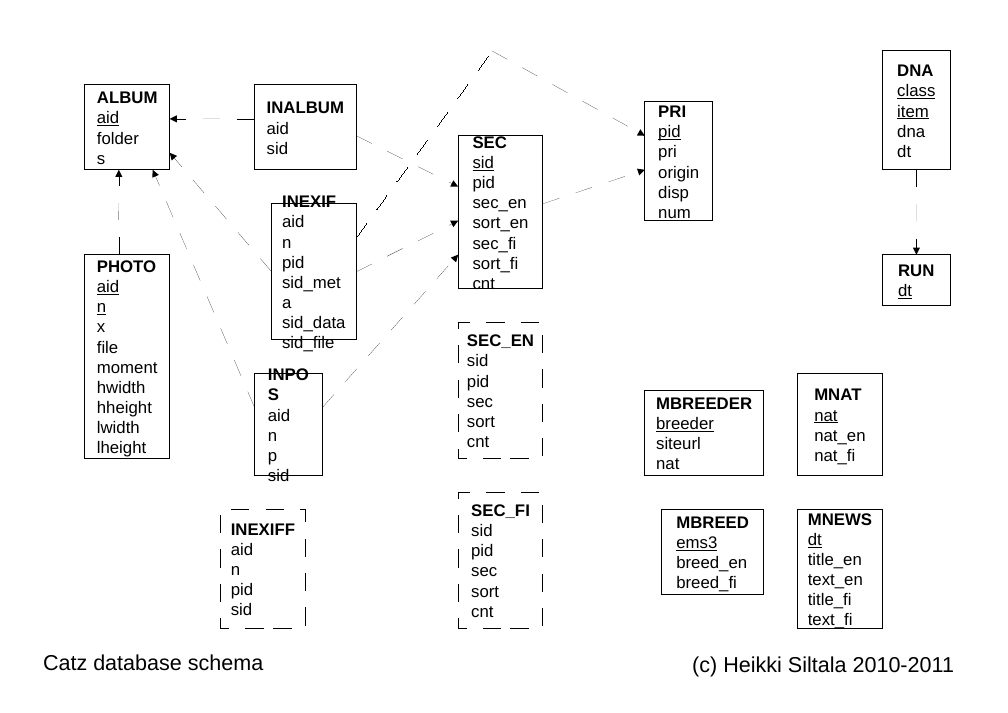
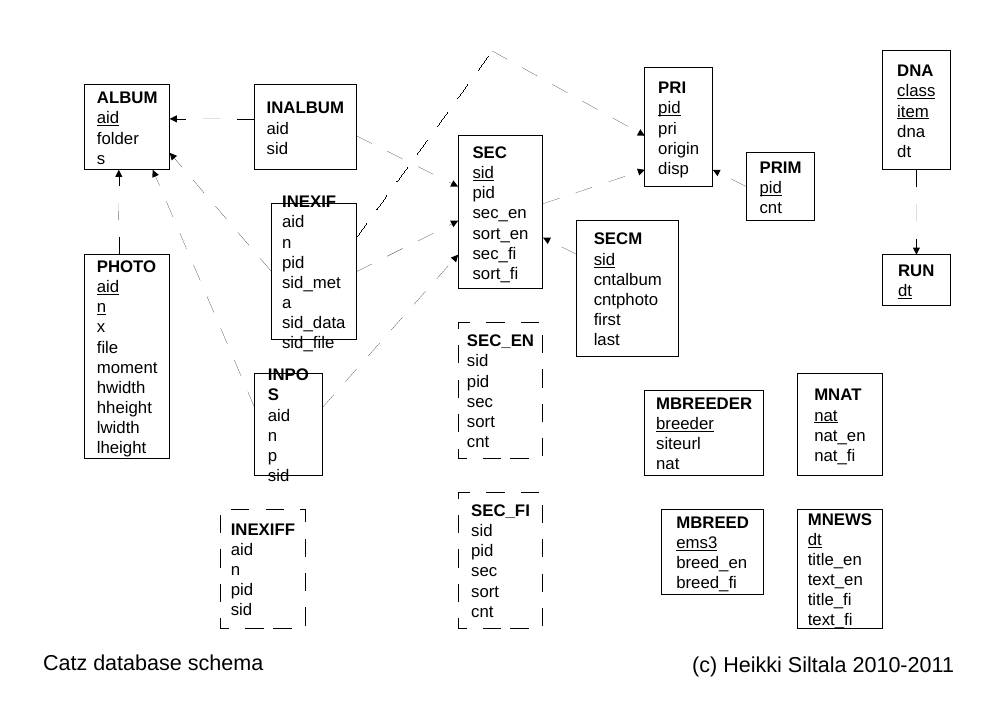
Before and after one commit to XDF/catz, a slide deck: slide 1 of doc/catz_schema.odp. Drawn at 1008x713 pixels with LibreOffice and Linux fonts; fonts in the diff are those of the drawing. Boxes give left, top, right and bottom in pixels: in the first picture for what was removed or moved away, otherwise in the second. Text is boxed around its words. In the diff, an @@ line names an element or a change of style, - is before the commit and + after.

```diff
--- a/doc/catz_schema.odp
+++ b/doc/catz_schema.odp
@@ rectangle "PRI": place and size @@
-rectangle "PRI" at bbox=[645, 102, 713, 221]
+rectangle "PRI" at bbox=[645, 68, 713, 187]
@@ arrow added from (747, 187) to (713, 170), #000000 0 pt @@
@@ rectangle added at bbox=[747, 153, 815, 221], fill #FFFFFF, outline #000000 0 pt, 14 pt, text #000000 @@
+PRIM
+pid
+cnt
@@ text in rectangle at bbox=[658, 209, 691, 221]: paragraph removed @@
-num
@@ arrow added from (577, 254) to (543, 238), #000000 0 pt @@
@@ rectangle added at bbox=[577, 221, 679, 356], fill #FFFFFF, outline #000000 0 pt, 14 pt, text #000000 @@
+SECM
+sid
+cntalbum
+cntphoto
+first
+last
@@ text in rectangle at bbox=[473, 278, 495, 289]: paragraph removed @@
-cnt
```
Also in this commit, not shown: 28 other files.
